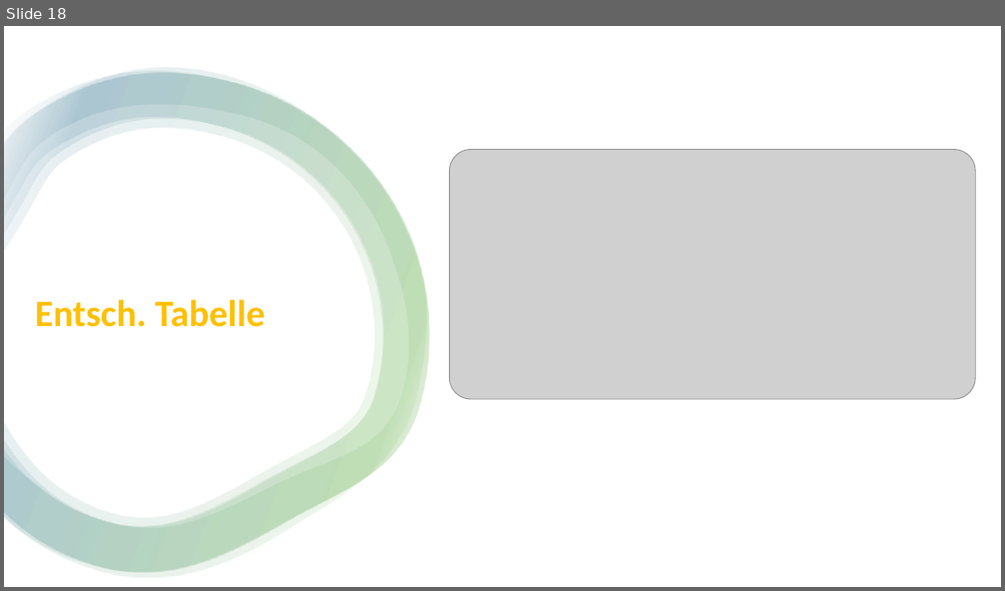
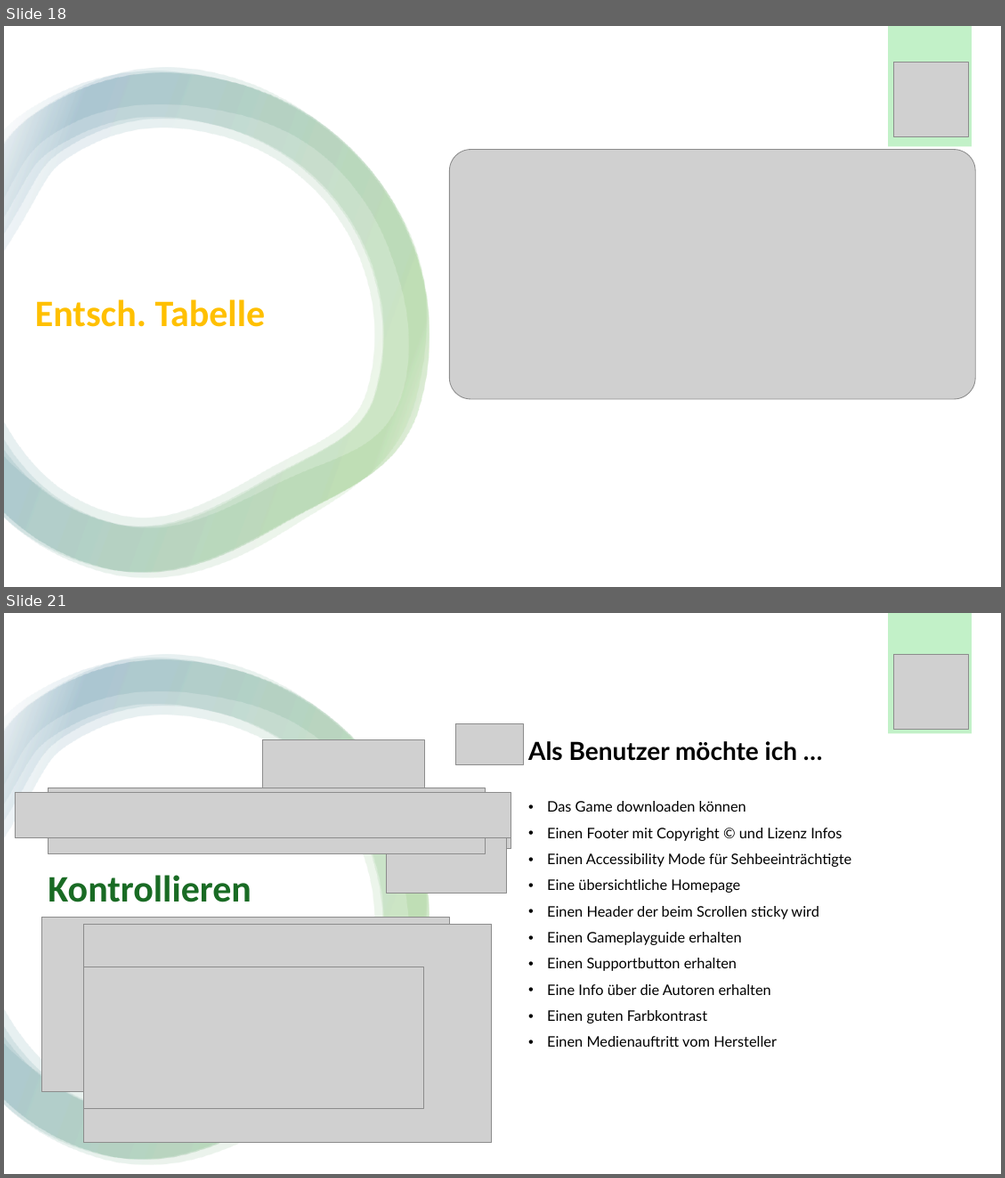
Before and after one commit to Emele-bzra/project-modul431, a slide deck: Material/präsentation_slarachare_games.pptx. Shown one above the other, each under a label of ours: slide 18 before the commit, slides 18 and 21 after it; the slides between them are not shown. The pictures are 1005x591 and 1005x1178 pixels, drawn with LibreOffice and Linux fonts; fonts in the diff are those of the drawing; grey boxes stand for pictures. Boxes give left, top, right and bottom in pixels: in the first picture for what was removed or moved away, otherwise in the second. Text is boxed around its words. In the diff, an @@ line names an element or a change of style, - is before the commit and + after.

```diff
--- a/Material/präsentation_slarachare_games.pptx
+++ b/Material/präsentation_slarachare_games.pptx
@@ slide 21 added at <box>4,613,1001,1174</box>, background #FFFFFF @@
@@ rectangle added at <box>4,613,1001,1174</box>, fill #FFFFFF @@
@@ rectangle added at <box>888,613,971,733</box>, fill #C2F1C8 @@
@@ group added at <box>4,655,429,1165</box>: 4 freeform shapes @@
@@ picture added at <box>894,655,969,730</box> @@
@@ picture added at <box>262,740,424,825</box> @@
@@ picture added at <box>455,723,523,765</box> @@
@@ text added at <box>528,741,852,1046</box>, 14 pt, text #000000 @@
+Als Benutzer möchte ich …
+• Das Game downloaden können
+• Einen Footer mit Copyright © und Lizenz Infos
+• Einen Accessibility Mode für Sehbeeinträchtigte
+• Eine übersichtliche Homepage
+• Einen Header der beim Scrollen sticky wird
+• Einen Gameplayguide erhalten
+• Einen Supportbutton erhalten
+• Eine Info über die Autoren erhalten
+• Einen guten Farbkontrast
+• Einen Medienauftritt vom Hersteller
@@ picture added at <box>16,793,510,838</box> @@
@@ picture added at <box>48,787,485,854</box> @@
@@ picture added at <box>57,803,511,849</box> @@
@@ picture added at <box>386,811,507,892</box> @@
@@ title added at <box>48,875,251,902</box>, 36 pt, text #196B24, bold @@
+Kontrollieren
@@ picture added at <box>41,916,449,1092</box> @@
@@ picture added at <box>83,925,491,1143</box> @@
@@ picture added at <box>83,966,423,1108</box> @@
@@ slide 18 changed as well @@
@@ rectangle added at <box>888,26,971,146</box>, fill #C2F1C8 @@
@@ picture added at <box>894,62,969,136</box> @@
```
Also in this commit, not shown: 17 other slides changed, 1 other slide added.
